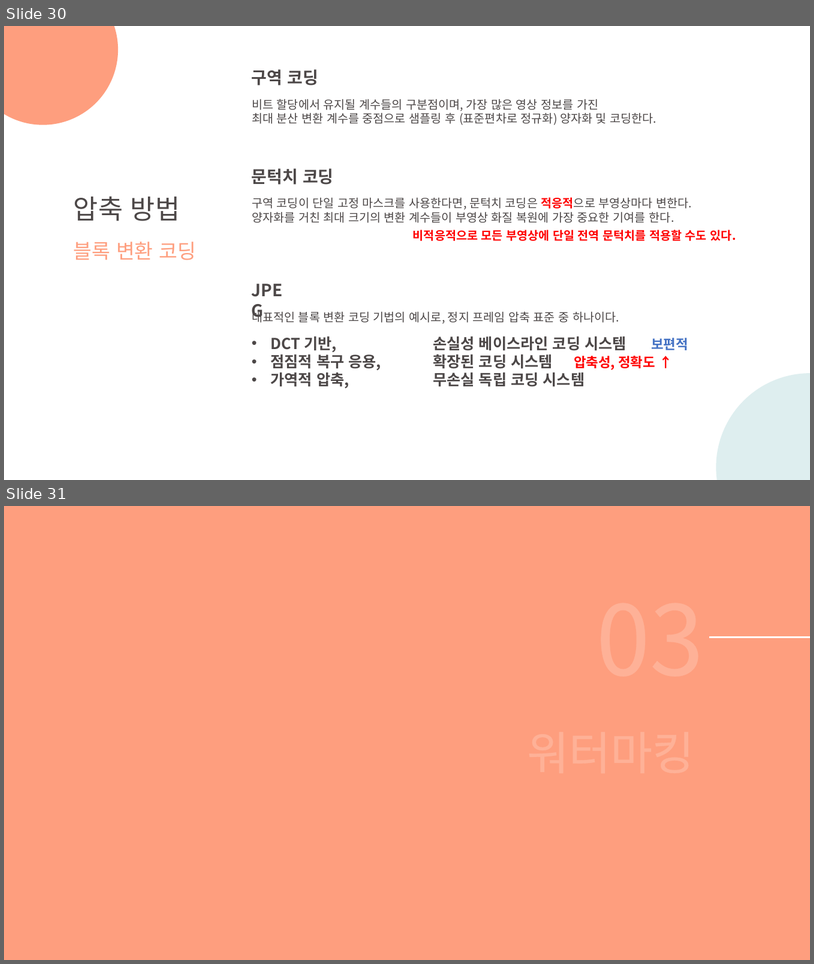
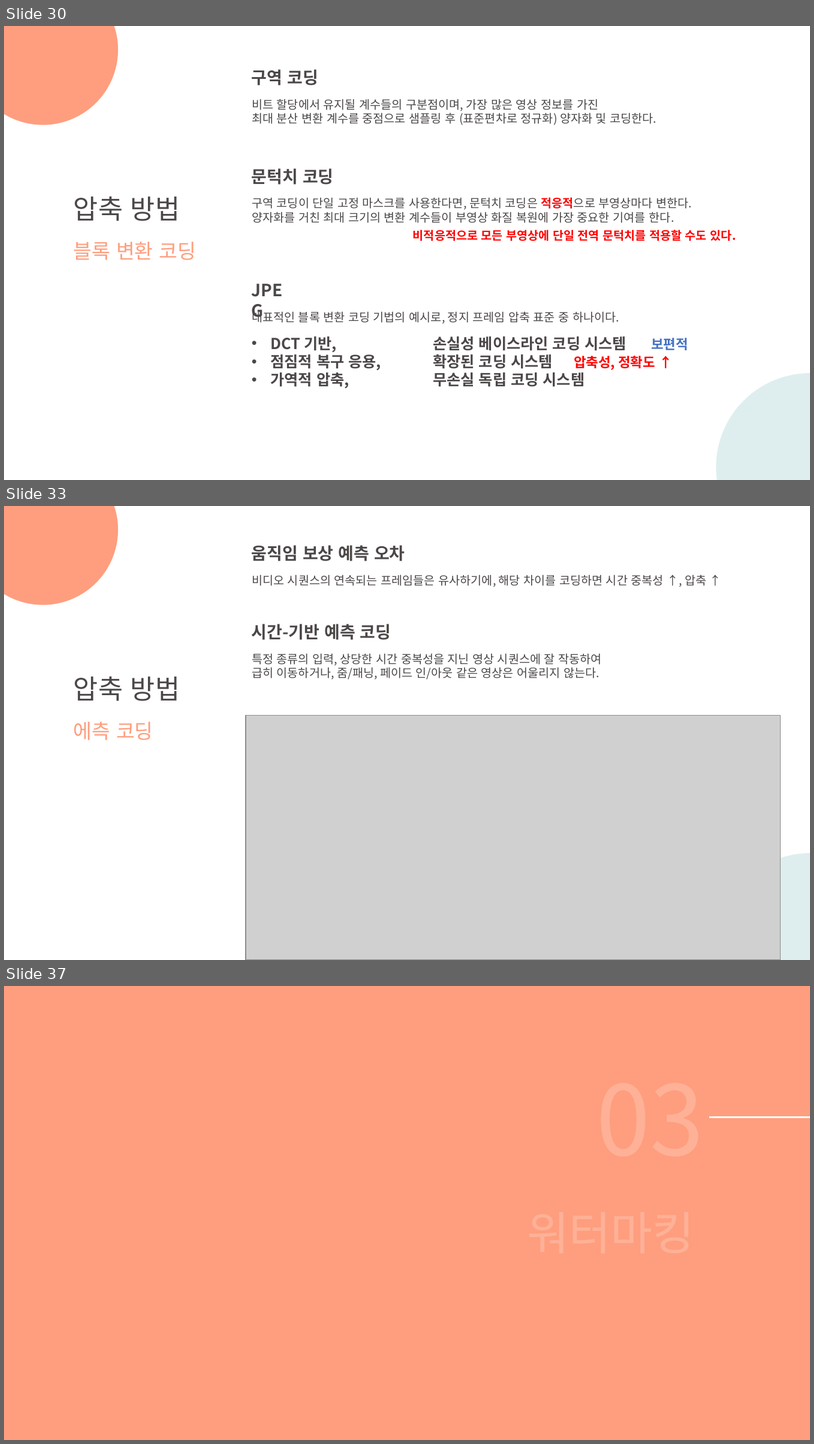
Before and after one commit to DaeSeokSong/summarize-study, a slide deck: 디지털 영상처리 제3판/PPT/12주차 세미나_디지털 영상처리.pptx. Shown one above the other, each under a label of ours: slides 30 and 31 before the commit, slides 30, 33 and 37 after it; the slides between them are not shown. The pictures are 814x964 and 814x1444 pixels, drawn with LibreOffice and Linux fonts; fonts in the diff are those of the drawing; grey boxes stand for pictures. Boxes give left, top, right and bottom in pixels: in the first picture for what was removed or moved away, otherwise in the second. Text is boxed around its words. In the diff, an @@ line names an element or a change of style, - is before the commit and + after.

```diff
--- a/디지털 영상처리 제3판/PPT/12주차 세미나_디지털 영상처리.pptx
+++ b/디지털 영상처리 제3판/PPT/12주차 세미나_디지털 영상처리.pptx
@@ slide 33 added at (4,506,810,960), background #FFFFFF @@
@@ ellipse added at (4,506,119,605), fill #FE9E7E @@
@@ text added at (252,545,405,561), 20 pt, text #4C4747, bold @@
+움직임 보상 예측 오차
@@ text added at (252,574,707,587), 14 pt, text #4C4747 @@
+비디오 시퀀스의 연속되는 프레임들은 유사하기에, 해당 차이를 코딩하면 시간 중복성 ↑, 압축 ↑
@@ text added at (252,624,392,640), 20 pt, text #4C4747, bold @@
+시간-기반 예측 코딩
@@ text added at (252,654,602,679), 14 pt, text #4C4747 @@
+특정 종류의 입력, 상당한 시간 중복성을 지닌 영상 시퀀스에 잘 작동하여
+급히 이동하거나, 줌/패닝, 페이드 인/아웃 같은 영상은 어울리지 않는다.
@@ text added at (74,676,180,701), 32 pt, text #4C4747 @@
+압축 방법
@@ text added at (74,721,153,740), 24 pt, text #FE9E7E @@
+에측 코딩
@@ picture added at (246,715,782,960) @@
@@ ellipse added at (717,853,810,960), fill #C8E4E5 at 60% opacity @@
@@ what was slide 31 is now slide 37 @@
```
Also in this commit, not shown: 6 other slides added.
